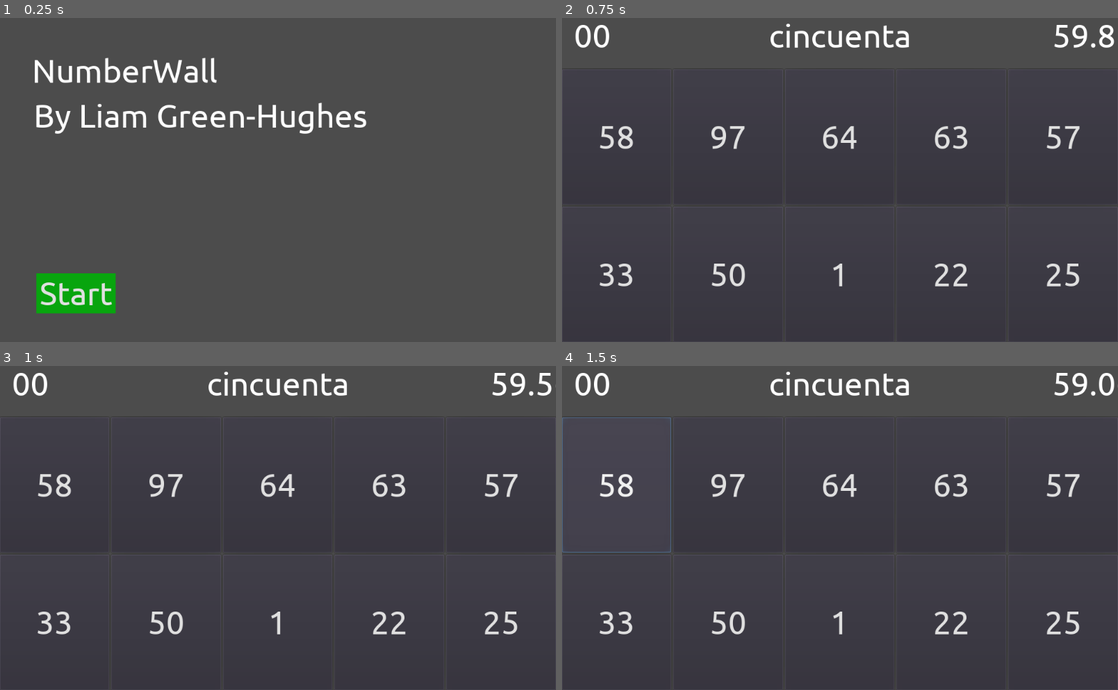
Above: before the commit, frames 1-4 (two rows, left to right).
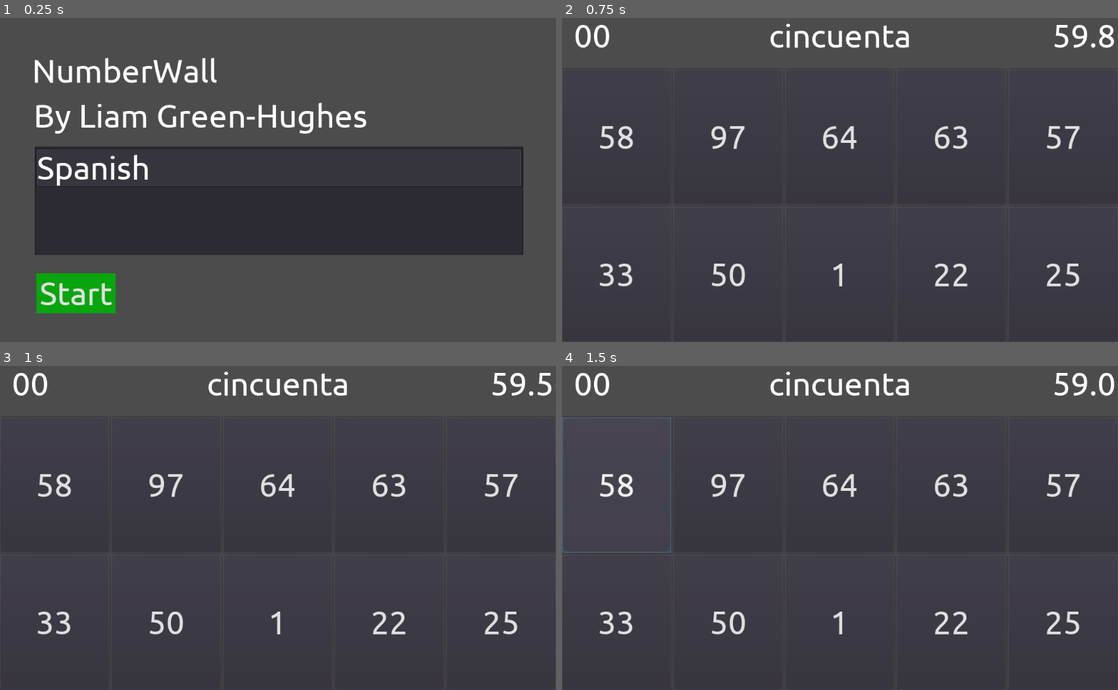
Above: after the commit, the same moments.

Repository: liamgh/NumberWall
Game: Godot game, scene res://Start.tscn
Same seed, same stepped clock (60 frames per second), same inputs: the game is played once before the commit and once after it.
Inputs:
- Up to frame 1 (0.25 s): no input
- Up to frame 2 (0.75 s): click "Start" at 0.5 s
- Up to frame 3 (1 s): no input
- Up to frame 4 (1.5 s): click "58" at 1.25 s

The runs differ from the first frame. In frame 1, 20% of the frame differs, in the area x 6-95%, y 39-74%; in frame 2, nothing differs; in frame 3, nothing differs; in frame 4, nothing differs.

Commit message:
Language select

Diff:
--- a/Game.gd
+++ b/Game.gd
@@ -43,7 +43,7 @@
 # Called when the node enters the scene tree for the first time.
 func _ready():
 	randomize()
-	LoadTranslations("es-es")
+	LoadTranslations(PlayerVariables.language)
 	NewQuestion()
 	timer.start()
 
--- a/Start.gd
+++ b/Start.gd
@@ -1,7 +1,14 @@
 extends Control
+
+onready var pickLanguageSelect = $PickLanguage
+onready var startBtn = $StartBtn
 
 # Called when the node enters the scene tree for the first time.
 func _ready():
+	pickLanguageSelect.add_item("Spanish")
+	pickLanguageSelect.select(0)
+	startBtn.disabled = false
+	pickLanguageSelect.set_item_metadata(0, "es-es")
 	pass # Replace with function body.
 
 
@@ -11,4 +18,11 @@
 
 
 func _on_StartBtn_pressed():
-	get_tree().change_scene("res://Main.tscn")
+	if pickLanguageSelect.is_anything_selected():
+		var selected = pickLanguageSelect.get_selected_items()
+		PlayerVariables.language = pickLanguageSelect.get_item_metadata(selected[0])
+		get_tree().change_scene("res://Main.tscn")
+
+
+func _on_PickLanguage_item_selected(index):
+	startBtn.disabled = false
--- a/Start.tscn
+++ b/Start.tscn
@@ -1,8 +1,9 @@
-[gd_scene load_steps=4 format=2]
+[gd_scene load_steps=5 format=2]
 
 [ext_resource path="res://app_theme.tres" type="Theme" id=1]
 [ext_resource path="res://correct.tres" type="StyleBox" id=2]
 [ext_resource path="res://Start.gd" type="Script" id=3]
+[ext_resource path="res://Fonts/ubuntu-regular.tres" type="DynamicFont" id=4]
 
 [node name="Start" type="Control"]
 anchor_right = 1.0
@@ -15,6 +16,7 @@
 margin_right = 674.0
 margin_bottom = 133.0
 theme = ExtResource( 1 )
+custom_fonts/font = ExtResource( 4 )
 text = "NumberWall"
 
 [node name="Label2" type="Label" parent="."]
@@ -23,13 +25,17 @@
 margin_right = 677.0
 margin_bottom = 216.0
 theme = ExtResource( 1 )
+custom_fonts/font = ExtResource( 4 )
 text = "By Liam Green-Hughes"
 
-[node name="ItemList" type="ItemList" parent="."]
-margin_left = 79.0
-margin_top = 305.0
-margin_right = 79.0
-margin_bottom = 305.0
+[node name="PickLanguage" type="ItemList" parent="."]
+margin_left = 64.0
+margin_top = 239.0
+margin_right = 964.0
+margin_bottom = 439.0
+size_flags_horizontal = 3
+size_flags_vertical = 3
+theme = ExtResource( 1 )
 
 [node name="StartBtn" type="Button" parent="."]
 margin_left = 67.0
@@ -41,4 +47,5 @@
 custom_styles/normal = ExtResource( 2 )
 text = "Start"
 
+[connection signal="item_selected" from="PickLanguage" to="." method="_on_PickLanguage_item_selected"]
 [connection signal="pressed" from="StartBtn" to="." method="_on_StartBtn_pressed"]
